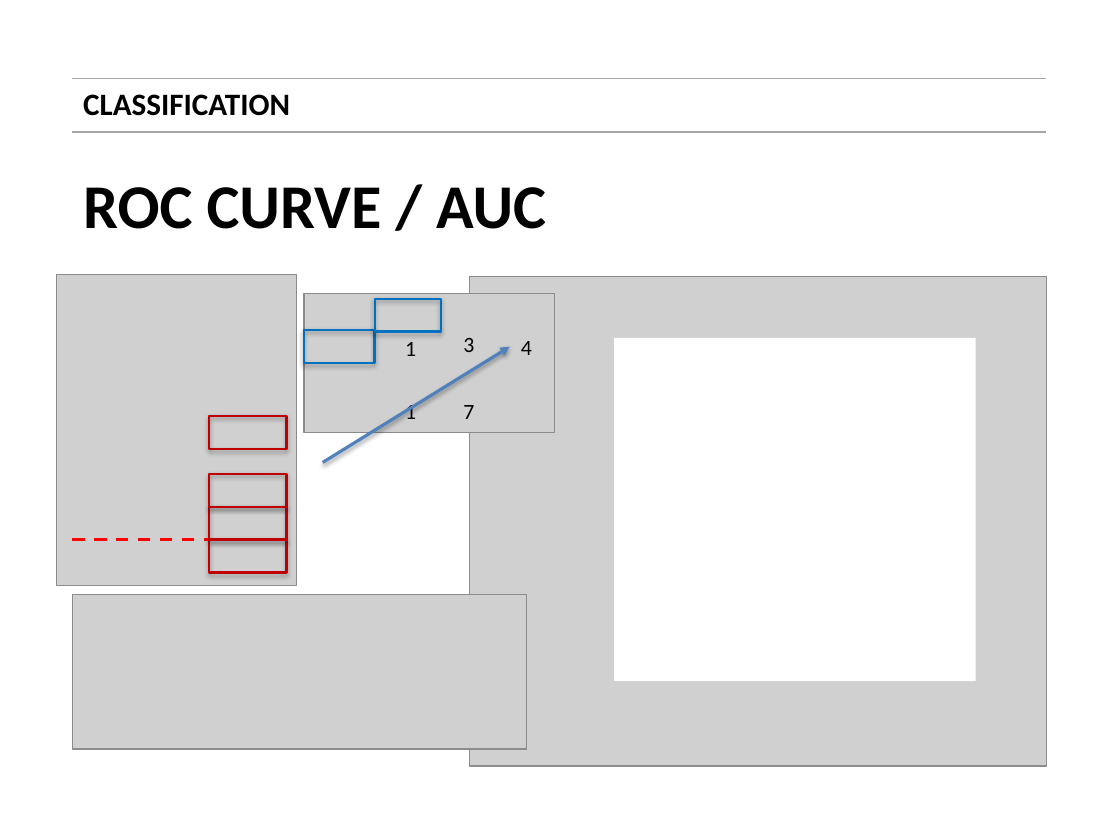
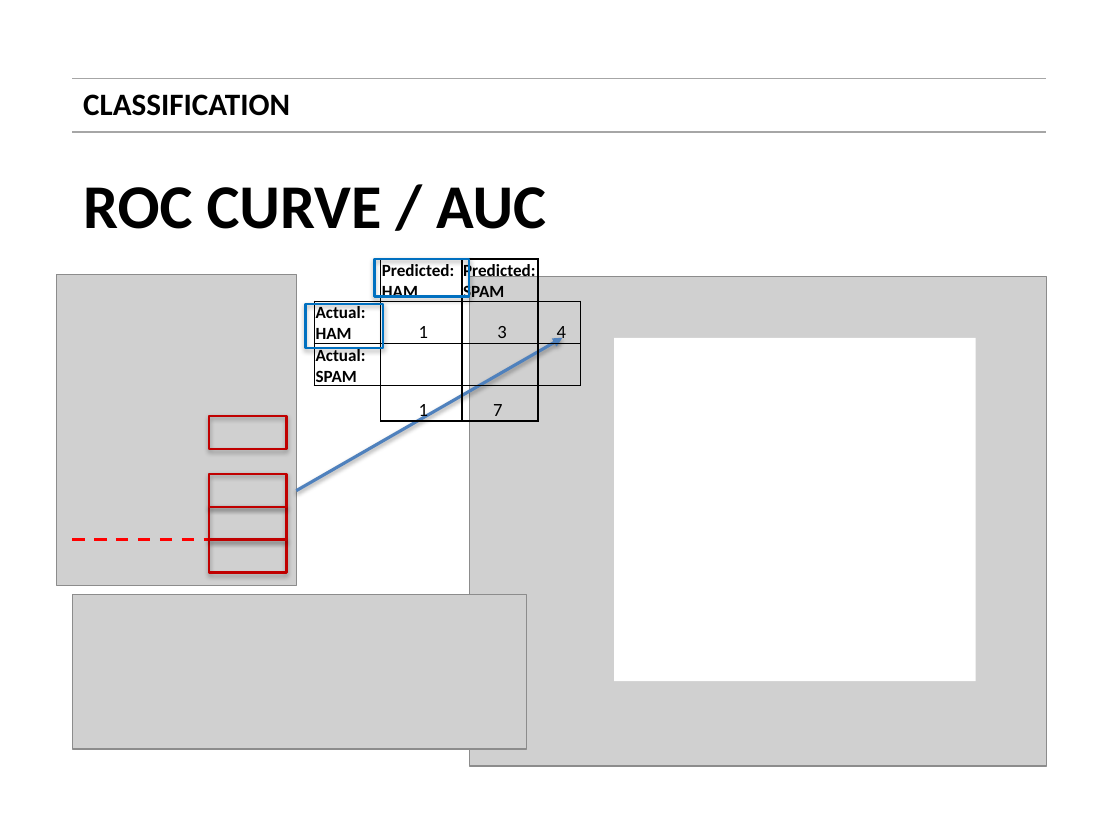
Before and after one commit to vim89/machine-learning-practice, a slide deck: slide 40 of day_3/slides/01_classification.pptx. Drawn at 1120x840 pixels with LibreOffice and Linux fonts; fonts in the diff are those of the drawing; grey boxes stand for pictures. Boxes give left, top, right and bottom in pixels: in the first picture for what was removed or moved away, otherwise in the second. Text is boxed around its words. In the diff, an @@ line names an element or a change of style, - is before the commit and + after.

```diff
--- a/day_3/slides/01_classification.pptx
+++ b/day_3/slides/01_classification.pptx
@@ table added at (x1=315, y1=259, x2=581, y2=425), 4 rows, 4 columns @@
+ | Predicted: HAM | Predicted: SPAM | 
+Actual: HAM | 1 | 3 | 4
+Actual: SPAM |  |  | 
+ | 1 | 7 | 
@@ rectangle resized from (x1=375, y1=299, x2=441, y2=332) to (x1=375, y1=259, x2=469, y2=297) @@
@@ picture removed at (x1=304, y1=293, x2=553, y2=432) @@
@@ rectangle resized from (x1=304, y1=330, x2=374, y2=363) to (x1=306, y1=304, x2=383, y2=347) @@
@@ arrow moved from (323, 463) - (510, 347) to (297, 491) - (562, 338) @@
@@ text removed at (x1=405, y1=342, x2=416, y2=356) @@
-1
@@ text removed at (x1=463, y1=338, x2=474, y2=352) @@
-3
@@ text removed at (x1=521, y1=341, x2=532, y2=355) @@
-4
@@ text removed at (x1=405, y1=403, x2=416, y2=419) @@
-1
@@ text removed at (x1=463, y1=405, x2=474, y2=419) @@
-7
```
Also in this commit, not shown: 16 other slides changed.
